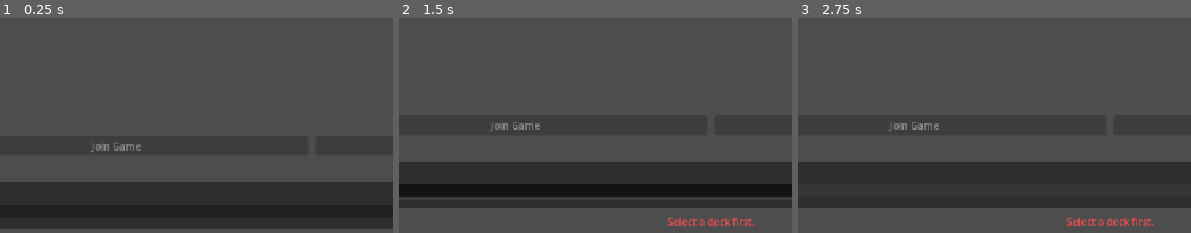
Above: before the commit, frames 1-3 (left to right).
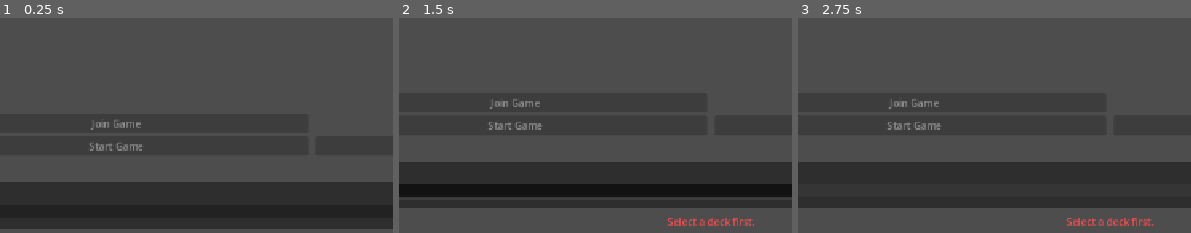
Above: after the commit, the same moments.

Repository: thelinkan/tribbles-kiro
Game: Godot game, scene res://scenes/LobbyScreen.tscn
The game is run twice, just before and just after one commit, with the same random seed, the same clock (stepped at 60 frames per second) and the same inputs. This scene is started directly instead of the project's main scene.
Inputs (mouse positions are % of the whole screen's width and height, from its top left):
- Up to frame 1 (0.25 s): no input
- Up to frame 2 (1.5 s): click "Create Game" at 0.5 s; click (40, 84) at 1.25 s
- Up to frame 3 (2.75 s): click (40, 84) at 2 s
The pictures show only the part of the screen within x 10-60%, y 44-94%; the shares and areas given below are measured in that part.

The runs differ from the first frame. In frame 1, 0.3% of the frame differs, in the area x 22-37%, y 47-63%; in frame 2, 0.4%, in the area x 22-37%, y 37-53%; in frame 3, 0.4%.

Commit message:
fix start game bug

Diff:
--- a/client/scenes/LobbyScreen.tscn
+++ b/client/scenes/LobbyScreen.tscn
@@ -63,6 +63,11 @@
 unique_name_in_owner = true
 layout_mode = 2
 text = "Join Game"
+
+[node name="StartButton" type="Button" parent="MarginContainer/VBoxContainer/HSplitContainer/WaitingPanel"]
+unique_name_in_owner = true
+layout_mode = 2
+text = "Start Game"
 
 [node name="ActivePanel" type="VBoxContainer" parent="MarginContainer/VBoxContainer/HSplitContainer"]
 layout_mode = 2
--- a/client/scripts/GameTable.gd
+++ b/client/scripts/GameTable.gd
@@ -98,7 +98,7 @@
 	drawn_card_label.visible = false
 
 	# Request initial game state.
-	NetworkClient.send_message("get_game_state", {})
+	NetworkClient.send_message("get_game_state", {"game_id": NetworkClient.current_game_id})
 
 
 # ─── Game State Update (Task 25.3) ─────────────────────────────────────────────
@@ -371,6 +371,7 @@
 		return
 
 	NetworkClient.send_message("play_card", {
+		"game_id": NetworkClient.current_game_id,
 		"card_id": card_id,
 		"activate_power": true,
 	})
@@ -381,12 +382,12 @@
 	if not _is_local_turn:
 		return
 
-	NetworkClient.send_message("draw_card", {})
+	NetworkClient.send_message("draw_card", {"game_id": NetworkClient.current_game_id})
 
 
 ## Called when the Accept button is pressed — send accept_draw action.
 func _on_accept_pressed() -> void:
-	NetworkClient.send_message("accept_draw", {})
+	NetworkClient.send_message("accept_draw", {"game_id": NetworkClient.current_game_id})
 	accept_button.visible = false
 	drawn_card_label.visible = false
 	_drawn_card = {}
@@ -503,6 +504,7 @@
 ## Called when a prompt option is selected — send power_choice.
 func _on_prompt_option_selected(value: String) -> void:
 	NetworkClient.send_message("power_choice", {
+		"game_id": NetworkClient.current_game_id,
 		"choice_type": "option",
 		"value": value,
 	})
@@ -512,6 +514,7 @@
 ## Called when the player chooses to play the drawn card.
 func _on_drawn_card_play() -> void:
 	NetworkClient.send_message("power_choice", {
+		"game_id": NetworkClient.current_game_id,
 		"choice_type": "play_drawn",
 		"value": "play",
 	})
@@ -523,7 +526,7 @@
 
 ## Called when the player chooses to keep the drawn card in hand.
 func _on_drawn_card_keep() -> void:
-	NetworkClient.send_message("accept_draw", {})
+	NetworkClient.send_message("accept_draw", {"game_id": NetworkClient.current_game_id})
 	prompt_overlay.visible = false
 	accept_button.visible = false
 	drawn_card_label.visible = false
--- a/client/scripts/LobbyScreen.gd
+++ b/client/scripts/LobbyScreen.gd
@@ -20,6 +20,7 @@
 @onready var player_count_spin: SpinBox = %PlayerCountSpin
 @onready var create_button: Button = %CreateButton
 @onready var join_button: Button = %JoinButton
+@onready var start_button: Button = %StartButton
 @onready var watch_button: Button = %WatchButton
 @onready var back_button: Button = %BackButton
 @onready var error_label: Label = %ErrorLabel
@@ -57,6 +58,7 @@
 	# Connect UI signals.
 	create_button.pressed.connect(_on_create_pressed)
 	join_button.pressed.connect(_on_join_pressed)
+	start_button.pressed.connect(_on_start_pressed)
 	watch_button.pressed.connect(_on_watch_pressed)
 	back_button.pressed.connect(_on_back_pressed)
 	deck_selector.item_selected.connect(_on_deck_selected)
@@ -70,6 +72,7 @@
 	error_label.visible = false
 	session_details_label.text = ""
 	join_button.disabled = true
+	start_button.disabled = true
 	watch_button.disabled = true
 
 	# Request game lists and player decks from server.
@@ -129,10 +132,10 @@
 	for session in _waiting_sessions:
 		var session_id: String = str(session.get("session_id", ""))
 		var player_count: int = session.get("player_count", 0)
-		var players_joined: int = session.get("players_joined", 0)
+		var players_joined: int = session.get("current_player_count", 0)
 
 		var btn := Button.new()
-		btn.text = "%s — %d/%d players" % [session_id, players_joined, player_count]
+		btn.text = "%s — %d/%d players" % [session_id.left(8), players_joined, player_count]
 		btn.size_flags_horizontal = Control.SIZE_EXPAND_FILL
 		btn.pressed.connect(_on_waiting_session_selected.bind(session_id, session))
 		waiting_games_list.add_child(btn)
@@ -152,10 +155,10 @@
 	for session in _active_sessions:
 		var session_id: String = str(session.get("session_id", ""))
 		var player_count: int = session.get("player_count", 0)
-		var players_joined: int = session.get("players_joined", 0)
+		var players_joined: int = session.get("current_player_count", 0)
 
 		var btn := Button.new()
-		btn.text = "%s — %d/%d players" % [session_id, players_joined, player_count]
+		btn.text = "%s — %d/%d players" % [session_id.left(8), players_joined, player_count]
 		btn.size_flags_horizontal = Control.SIZE_EXPAND_FILL
 		btn.pressed.connect(_on_active_session_selected.bind(session_id, session))
 		active_games_list.add_child(btn)
@@ -193,6 +196,7 @@
 	_selected_waiting_session_id = session_id
 	_selected_active_session_id = ""
 	join_button.disabled = false
+	start_button.disabled = false
 	watch_button.disabled = true
 	_show_session_details(session)
 
@@ -231,6 +235,19 @@
 	NetworkClient.send_message("create_game", {
 		"deck_id": deck_id,
 		"player_count": player_count,
+	})
+
+
+## Start Game: send start_game message for selected waiting session.
+func _on_start_pressed() -> void:
+	error_label.visible = false
+
+	if _selected_waiting_session_id == "":
+		_show_error("Select a waiting game to start.")
+		return
+
+	NetworkClient.send_message("start_game", {
+		"session_id": _selected_waiting_session_id,
 	})
 
 
@@ -299,9 +316,11 @@
 			_request_game_lists()
 		"game_joined":
 			# Navigate to game table when successfully joined.
+			NetworkClient.current_game_id = payload.get("session_id", _selected_waiting_session_id)
 			get_tree().change_scene_to_file("res://scenes/GameTable.tscn")
 		"game_started":
 			# Navigate to game table when game starts.
+			NetworkClient.current_game_id = payload.get("session_id", _selected_waiting_session_id)
 			get_tree().change_scene_to_file("res://scenes/GameTable.tscn")
 		"watch_started":
 			# Navigate to spectator view when watching.
--- a/client/scripts/autoload/NetworkClient.gd
+++ b/client/scripts/autoload/NetworkClient.gd
@@ -64,6 +64,8 @@
 var _server_url: String = ""
 ## Session token received after successful login.
 var session_token: String = ""
+## Current game session ID (set when joining/creating/starting a game).
+var current_game_id: String = ""
 ## Whether we are currently connected.
 var is_connected: bool = false
 ## Whether a reconnection sequence is in progress.
Not shown, changed: server/src/protocol/handler.py
